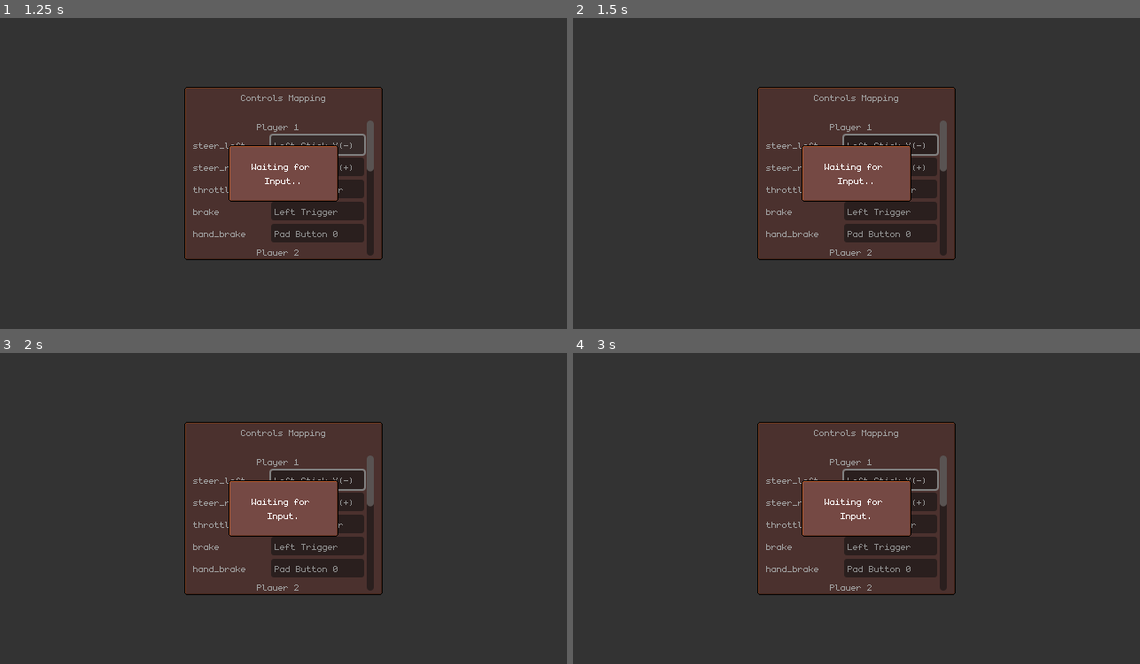
Above: before the commit, frames 1-4 (two rows, left to right).
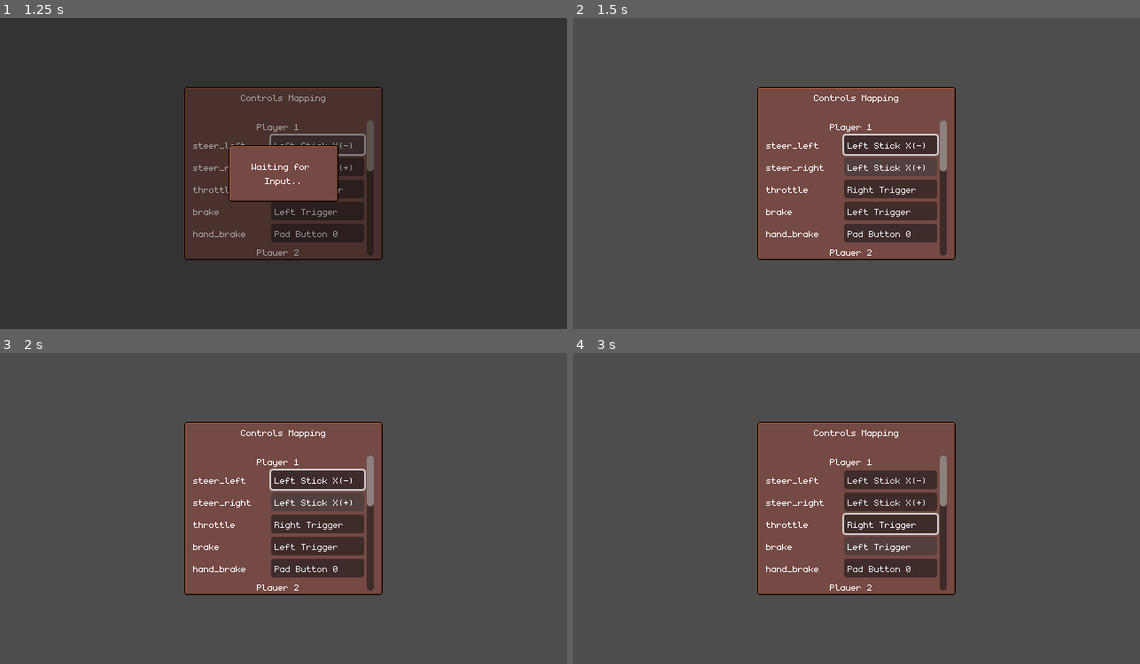
Above: after the commit, the same moments.

Repository: Mvgedev/indy500
Game: Godot game, scene res://scenes/GUI/controls_mapper.tscn
Same seed, same stepped clock (60 frames per second), same inputs: the game is played once before the commit and once after it. This scene is started directly instead of the project's main scene.
Inputs:
- Up to frame 1 (1.25 s): click "Left Stick X(-)" at 0.5 s
- Up to frame 2 (1.5 s): click "Left Stick X(+)" at 1.25 s
- Up to frame 3 (2 s): no input
- Up to frame 4 (3 s): click "Right Trigger" at 2 s; click "Left Trigger" at 2.75 s

Frame 1 is identical in both runs. In frame 2, 95% of the frame differs, in the area x 0-100%, y 0-100%; in frame 3, 95%; in frame 4, 96%.

Commit message:
Input System WIP
- Proper print of inputs from ProjectSetting
- WIP -> Need to make a proper save for inputs to load
----> Probably dictionary to store all events info, and recreate them on load

Diff:
--- a/scenes/GUI/action_bind.gd
+++ b/scenes/GUI/action_bind.gd
@@ -8,7 +8,6 @@
 var id := 0
 
 func _ready() -> void:
-	print("Yay")
 	if mapper:
 		mapper.refresh_content(self)
 
--- a/scripts/controls_mapper.gd
+++ b/scripts/controls_mapper.gd
@@ -28,6 +28,7 @@
 var waiting_for_input = false
 var selected_actionbind = -1
 var input_map := []
+var binds := []
 
 func _ready() -> void:
 	fill_input_map()
@@ -63,12 +64,14 @@
 	input_map.append({InputSystem.P1_THROTTLE_KEY: InputSystem.get_input_for_key(InputSystem.P1_THROTTLE_KEY)})
 	input_map.append({InputSystem.P1_BRAKE_KEY: InputSystem.get_input_for_key(InputSystem.P1_BRAKE_KEY)})
 	input_map.append({InputSystem.P1_HANDBRAKE_KEY: InputSystem.get_input_for_key(InputSystem.P1_HANDBRAKE_KEY)})
+	binds.append_array([p_1_steer_left, p_1_steer_right, p_1_throttle, p_1_brake, p_1_h_brake])
 	#P2 Input
 	input_map.append({InputSystem.P2_LSTEER_KEY: InputSystem.get_input_for_key(InputSystem.P2_LSTEER_KEY)})
 	input_map.append({InputSystem.P2_RSTEER_KEY: InputSystem.get_input_for_key(InputSystem.P2_RSTEER_KEY)})
 	input_map.append({InputSystem.P2_THROTTLE_KEY: InputSystem.get_input_for_key(InputSystem.P2_THROTTLE_KEY)})
 	input_map.append({InputSystem.P2_BRAKE_KEY: InputSystem.get_input_for_key(InputSystem.P2_BRAKE_KEY)})
 	input_map.append({InputSystem.P2_HANDBRAKE_KEY: InputSystem.get_input_for_key(InputSystem.P2_HANDBRAKE_KEY)})
+	binds.append_array([p_2_steer_left, p_2_steer_right, p_2_throttle, p_2_brake, p_2_h_brake])
 	# UI Input
 	input_map.append({InputSystem.UI_LEFT_KEY: InputSystem.get_input_for_key(InputSystem.UI_LEFT_KEY)})
 	input_map.append({InputSystem.UI_RIGHT_KEY: InputSystem.get_input_for_key(InputSystem.UI_RIGHT_KEY)})
@@ -76,6 +79,7 @@
 	input_map.append({InputSystem.UI_DOWN_KEY: InputSystem.get_input_for_key(InputSystem.UI_DOWN_KEY)})
 	input_map.append({InputSystem.UI_ACCEPT_KEY: InputSystem.get_input_for_key(InputSystem.UI_ACCEPT_KEY)})
 	input_map.append({InputSystem.UI_CANCEL_KEY: InputSystem.get_input_for_key(InputSystem.UI_CANCEL_KEY)})
+	binds.append_array([ui_left, ui_right, ui_up, ui_down, ui_confirm, ui_cancel])
 
 func refresh_content(bind : ActionBind) -> void:
 	var action = input_map[bind.id]
@@ -83,16 +87,29 @@
 		bind.update_action(action.keys()[0], action.values()[0])
 
 func action_bind_pressed(id):
-	selected_actionbind = id
-	waiting_for_input = true
-	animation_player.play("waiting_for_input")
-	# Display small popup
+	if waiting_for_input == false:
+		selected_actionbind = id
+		waiting_for_input = true
+		animation_player.play("waiting_for_input")
 
 # Waiting for remap
 func _input(event: InputEvent) -> void:
-	if waiting_for_input and event is InputEventKey and event.pressed:
-
+	if waiting_for_input and event:
+		var key = input_map[selected_actionbind].keys()[0]
+		# Keyboard
+		if event is InputEventKey and event.pressed:
+			InputSystem.set_input_for_key(key, event)
+			input_map[selected_actionbind][key] = InputSystem.get_input_for_key(key)
+		elif event is InputEventJoypadButton and event.pressed:
+			pass
+		elif event is InputEventJoypadMotion and abs(event.axis_value) > InputSystem.DEADZONE:
+			pass
+		elif event is InputEventMouseButton and event.pressed:
+			pass
+		else:
+			return
+		InputSystem.save_inputs()
+		refresh_content(binds[selected_actionbind])
 		waiting_for_input = false
 		selected_actionbind = -1
 		animation_player.play("RESET")
-		pass
--- a/scripts/input_system.gd
+++ b/scripts/input_system.gd
@@ -5,6 +5,7 @@
 const INPUT_SECTION_KEY = "input"
 
 # Inputs Consts
+const DEADZONE = 0.2
 ## Inputs P1
 const P1_LSTEER_KEY = "steer_left"
 const P1_RSTEER_KEY = "steer_right"
@@ -43,14 +44,22 @@
 	var cfg = ConfigFile.new()
 	if cfg.load(INPUT_CFG_PATH) == OK:
 		for action in cfg.get_section_keys(INPUT_SECTION_KEY):
-			remap_action(action, cfg.get_value(INPUT_SECTION_KEY, action))
+			set_input_for_key(action, cfg.get_value(INPUT_SECTION_KEY, action))
+	else:
+		for action in InputMap.get_actions():
+			var data = ProjectSettings.get_setting("input/%s" % action)
+			if data == null:
+				continue
+			if not data.has("events"):
+				continue
+			for e in data["events"]:
+				set_input_for_key(action, e)
+				break
+
 
 # Setter/Getter for Inputs
 func get_input_for_key(key: String) -> String:
-	var setting_path := "input/%s" % key
-	if not ProjectSettings.has_setting(setting_path):
-		return ""
-	var events = ProjectSettings.get_setting(setting_path)["events"]
+	var events = InputMap.action_get_events(key)
 	for e in events: # Will return the first event only
 		if e is InputEventKey:
 			if e.keycode != Key.KEY_NONE:
@@ -80,14 +89,47 @@
 	return ret
 
 func set_input_for_key(key: String, input: InputEvent):
-	remap_action(key, input.keycode)
-
-func remap_action(key: String, new_input: Key):
+	# Create new Event
+	var new_event : InputEvent
+	if input is InputEventKey:
+		new_event = remap_action_for_kb(input)
+	elif input is InputEventJoypadButton:
+		new_event = remap_action_for_jb(input.button_index)
+	elif input is InputEventJoypadMotion:
+		new_event = remap_action_for_ja(input.axis, input.axis_value)
+	elif input is InputEventMouseButton:
+		new_event = remap_action_for_mo(input.button_index)
+	else:
+		print("Error rebinding input")
+		return
 	# Clear action from input(s)
 	InputMap.action_erase_events(key)
-	# Create new input based on Key received
+	# Add input to action
+	InputMap.action_add_event(key, new_event)
+
+func remap_action_for_kb(new_input: InputEventKey) -> InputEventKey:
 	var event := InputEventKey.new()
-	event.keycode = new_input
+	if new_input.keycode != 0:
+		event.keycode = new_input.keycode
+	elif new_input.physical_keycode != 0:
+		event.physical_keycode = new_input.physical_keycode
 	event.pressed = false
-	# Add input to action
-	InputMap.action_add_event(key, event)
+	return event
+
+func remap_action_for_jb(new_input: JoyButton) -> InputEventJoypadButton:
+	var event := InputEventJoypadButton.new()
+	event.button_index = new_input
+	event.pressed = false
+	return event
+
+func remap_action_for_ja(new_input: JoyAxis, value: float) -> InputEventJoypadMotion:
+	var event := InputEventJoypadMotion.new()
+	event.axis = new_input
+	event.axis_value = value
+	return event
+
+func remap_action_for_mo(new_input: MouseButton) -> InputEventMouseButton:
+	var event := InputEventMouseButton.new()
+	event.button_index = new_input
+	event.pressed = false
+	return event
